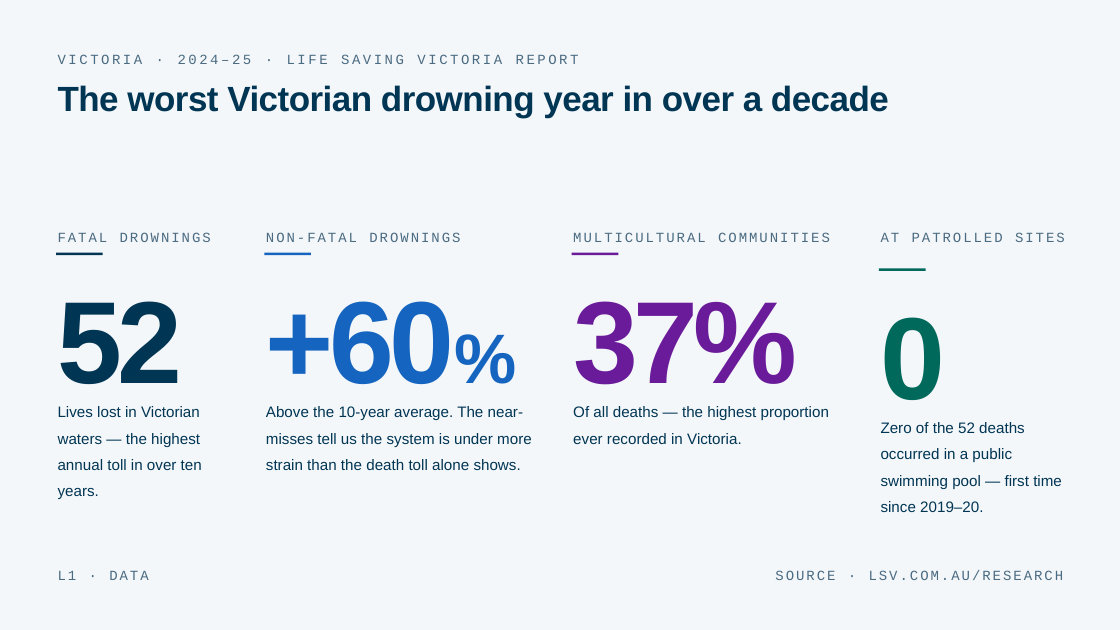
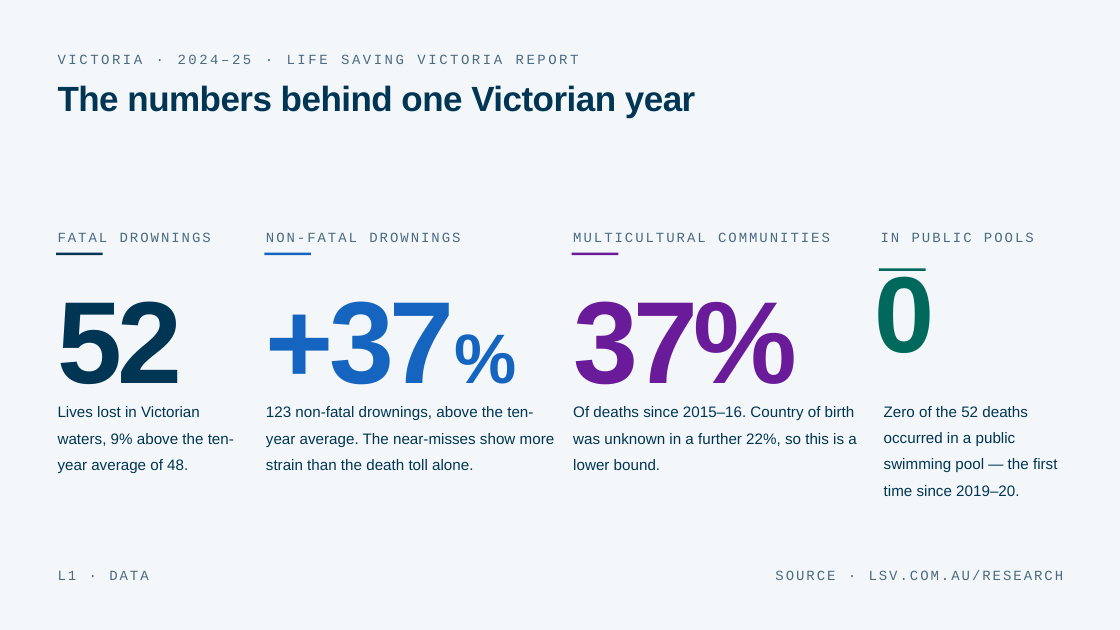
Before and after one commit to Emilie-Harrison/swim-water-safety, a slide deck: slide 6 of Swim-Water-Safety_Years_9-10.pptx. Drawn at 1120x630 pixels with LibreOffice and Linux fonts; fonts in the diff are those of the drawing. Boxes give left, top, right and bottom in pixels: in the first picture for what was removed or moved away, otherwise in the second. Text is boxed around its words. In the diff, an @@ line names an element or a change of style, - is before the commit and + after.

```diff
--- a/Swim-Water-Safety_Years_9-10.pptx
+++ b/Swim-Water-Safety_Years_9-10.pptx
@@ text at (x1=58, y1=85, x2=695, y2=117): text changed @@
-The worst Victorian drowning year in over a decade
+The numbers behind one Victorian year
@@ text at (x1=881, y1=232, x2=1034, y2=242): text changed @@
-AT PATROLLED SITES
+IN PUBLIC POOLS
@@ text "0" moved from (x1=881, y1=317, x2=946, y2=400) to (x1=875, y1=268, x2=935, y2=353) @@
@@ text "0" at (x1=875, y1=268, x2=935, y2=353): size 150 to 138.8 pt; line spacing 1 to 0.8 @@
@@ text at (x1=266, y1=301, x2=455, y2=385): text changed @@
-+60%
++37%
@@ text at (x1=58, y1=406, x2=234, y2=473): text changed @@
-Lives lost in Victorian waters — the highest annual toll in over ten years.
+Lives lost in Victorian waters, 9% above the ten-year average of 48.
@@ text at (x1=266, y1=406, x2=555, y2=470): text changed @@
-Above the 10-year average. The near-misses tell us the system is under more strain than the death toll alone shows.
+123 non-fatal drownings, above the ten-year average. The near-misses show more strain than the death toll alone.
@@ text at (x1=573, y1=406, x2=856, y2=446): text changed @@
-Of all deaths — the highest proportion ever recorded in Victoria.
+Of deaths since 2015–16. Country of birth was unknown in a further 22%, so this is a lower bound.
@@ text at (x1=884, y1=406, x2=1057, y2=496): text changed @@
-Zero of the 52 deaths occurred in a public swimming pool — first time since 2019–20.
+Zero of the 52 deaths occurred in a public swimming pool — the first time since 2019–20.
```
Also in this commit, not shown: 18 other slides changed, 4 other files.
